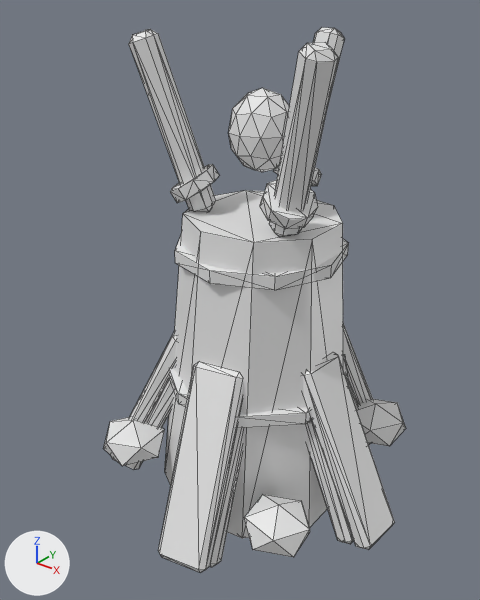
A saved change to the OBJ model assets/variants/stow_perch_remodel2_a.obj.
Both versions are drawn from a 50 mm camera at (1.054, -1.406, 1.386) aimed at (-0.026, -0.056, 0.549). The lights are fixed; the arrows at lower left show +X, +Y and +Z. The picture after the commit comes second. Mesh edges are drawn as thin lines. Where no turn or scale is listed for an object, it has been applied to the vertices.

The first picture shows 'stow_perch_remodel2_a'.
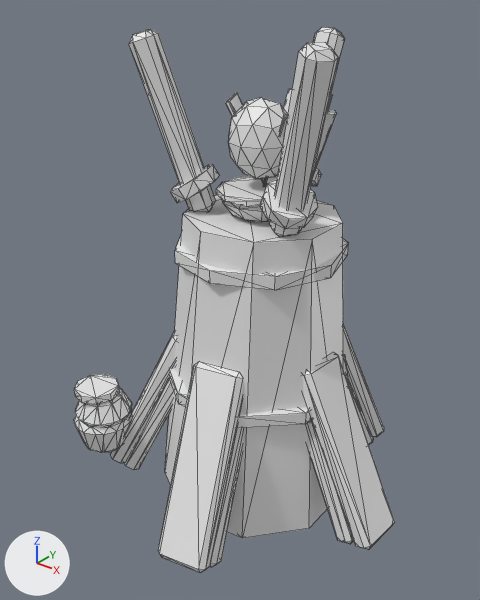
What differs and where, as boxes (x1, y1, x2, y2) in the pictures (480 x 600 px):
'stow_perch_remodel2_a', reshaped
    before: (103, 27, 406, 573)
    after: (74, 27, 395, 573)
part 1 of me_stow_perch_remodel2_a, added
    after: (228, 97, 287, 179)
part 2 of me_stow_perch_remodel2_a, added
    after: (74, 410, 132, 452)
part 3 of me_stow_perch_remodel2_a, added
    after: (75, 388, 131, 428)
part 4 of me_stow_perch_remodel2_a, added
    after: (222, 200, 270, 222)
part 5 of me_stow_perch_remodel2_a, added
    after: (284, 89, 332, 114)
part 6 of me_stow_perch_remodel2_a, added
    after: (226, 93, 265, 184)
part 7 of me_stow_perch_remodel2_a, added
    after: (264, 111, 337, 186)
part 8 of me_stow_perch_remodel2_a, added
    after: (216, 176, 266, 207)
part 9 of me_stow_perch_remodel2_a, added
    after: (74, 374, 120, 405)
part 10 of me_stow_perch_remodel2_a, deleted
    before: (228, 88, 289, 172)
part 11 of me_stow_perch_remodel2_a, deleted
    before: (356, 399, 406, 446)
part 12 of me_stow_perch_remodel2_a, deleted
    before: (244, 494, 310, 557)
part 13 of me_stow_perch_remodel2_a, deleted
    before: (103, 417, 164, 466)

Diff of the bpy script that builds the scene:
```diff
--- a/assets/variants/stow_perch_remodel2_a.obj.py
+++ b/assets/variants/stow_perch_remodel2_a.obj.py
@@ mat_frond @@
+mat_frond = principled_material('frond')
+mat_frond.base_color = (0.8, 0.8, 0.8)  # white #e7e7e7
+mat_frond.roughness = 0.4
@@ me_stow_perch_remodel2_a @@
 # used by ob_stow_perch_remodel2_a; location = (0.0, 0.0, 0.0)
-me_stow_perch_remodel2_a.from_pydata(...)  # 510 vertices, 924 faces; spans x -0.449..0.491, y -0.491..0.461, z -0.104..1.268
+me_stow_perch_remodel2_a.from_pydata(...)  # 726 vertices, 1340 faces; spans x -0.492..0.491, y -0.491..0.461, z -0.104..1.268
+# me_stow_perch_remodel2_a part 1: a new loose piece, an icosphere of 80 faces spanning x -0.086..0.087, y -0.09..0.09, z 0.896..1.111, in mat_core (white #e7e7e7)
+# me_stow_perch_remodel2_a part 2: a new loose piece of 54 vertices spanning x -0.492..-0.304, y -0.39..-0.204, z 0.0..0.129, in mat_stone (white #e7e7e7)
+# me_stow_perch_remodel2_a part 3: a new loose piece of 54 vertices spanning x -0.486..-0.306, y -0.384..-0.205, z 0.121..0.213, in mat_stone (white #e7e7e7)
+# me_stow_perch_remodel2_a part 4: a new loose piece of 44 vertices spanning x -0.105..0.114, y -0.114..0.105, z 0.796..0.857, in mat_stone (white #e7e7e7)
+# me_stow_perch_remodel2_a part 5: a new loose piece of 24 vertices spanning x -0.069..0.076, y 0.095..0.225, z 0.8..1.101, in mat_frond (white #e7e7e7)
+# me_stow_perch_remodel2_a part 6: a new loose piece of 24 vertices spanning x -0.163..0.037, y -0.032..0.165, z 0.801..1.097, in mat_frond (white #e7e7e7)
+# me_stow_perch_remodel2_a part 7: a new loose piece of 24 vertices spanning x -0.042..0.174, y -0.041..0.165, z 0.798..1.084, in mat_frond (white #e7e7e7)
+# me_stow_perch_remodel2_a part 8: a new loose piece of 22 vertices spanning x -0.115..0.132, y -0.123..0.123, z 0.859..0.876, in mat_stone (white #e7e7e7)
+# me_stow_perch_remodel2_a part 9: a new loose piece of 18 vertices spanning x -0.473..-0.336, y -0.373..-0.235, z 0.202..0.228, in mat_stone (white #e7e7e7)
+# me_stow_perch_remodel2_a part 10: the loose piece of 42 vertices spanning x -0.081..0.092, y -0.094..0.086, z 0.918..1.134 is deleted
+# me_stow_perch_remodel2_a part 11: the loose piece of 12 vertices spanning x 0.179..0.372, y 0.191..0.379, z -0.003..0.136 is deleted
+# me_stow_perch_remodel2_a part 12: the loose piece of 12 vertices spanning x 0.193..0.378, y -0.372..-0.195, z -0.015..0.125 is deleted
+# me_stow_perch_remodel2_a part 13
+# 12 vertices are removed from x -0.381..-0.187, y -0.372..-0.178, z -0.008..0.132
+# 20 faces are deleted
+# other edits to the shape of me_stow_perch_remodel2_a do not show in these pictures
 me_stow_perch_remodel2_a.materials.append(mat_wood)
@@ me_stow_perch_remodel2_a @@
 me_stow_perch_remodel2_a.materials.append(mat_stone)
+me_stow_perch_remodel2_a.materials.append(mat_frond)  # white #e7e7e7
```
